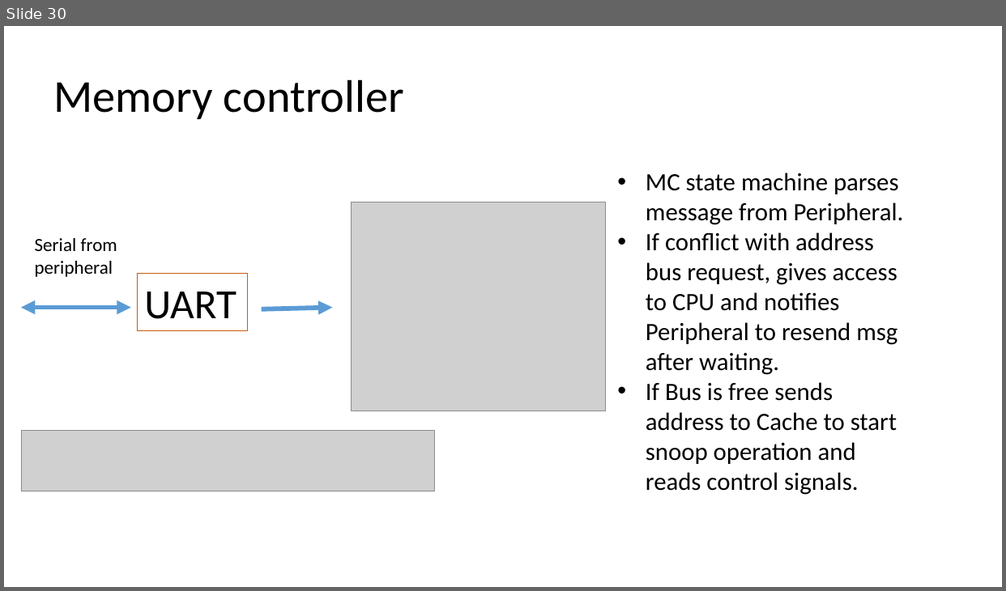
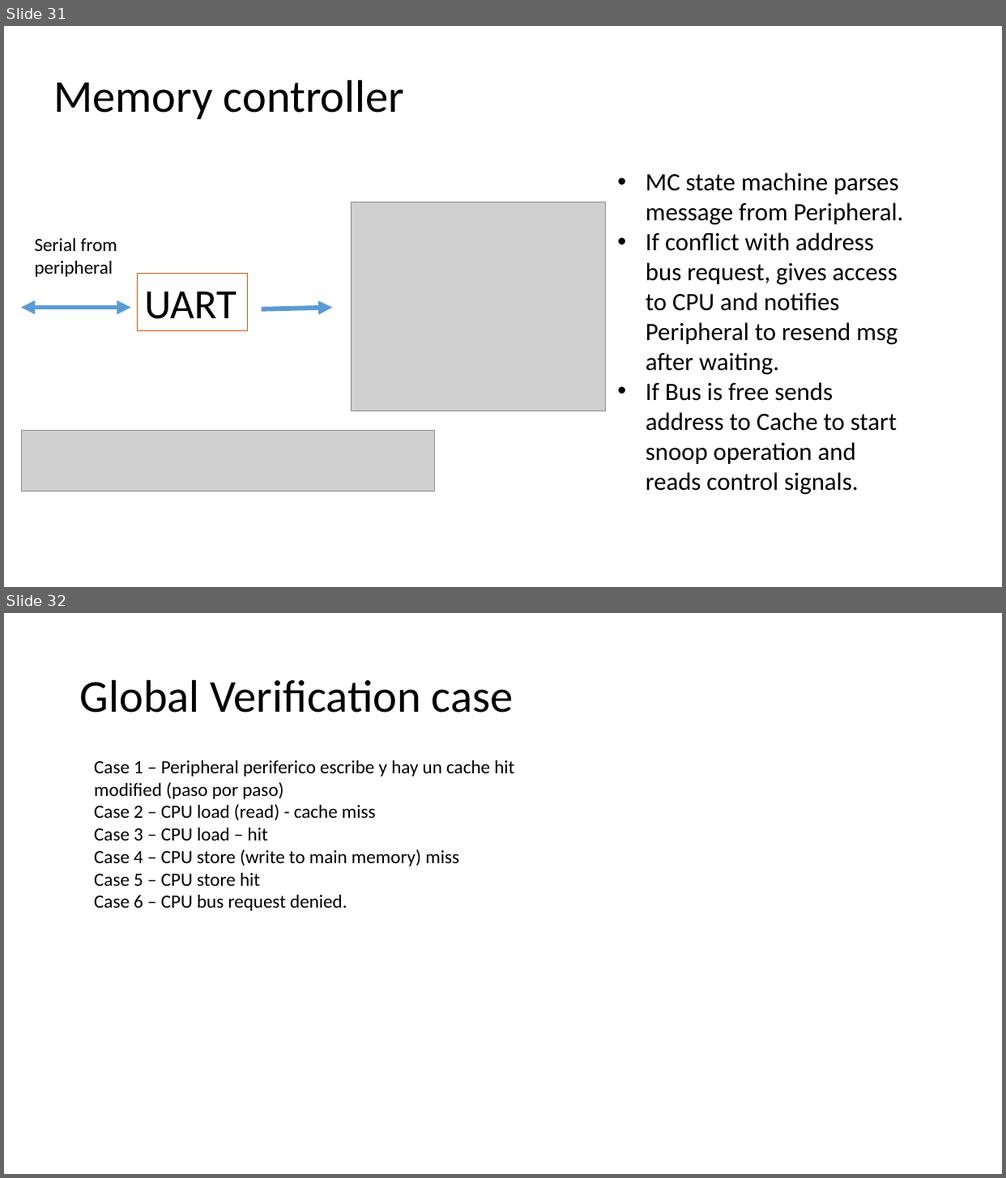
Before and after one commit to md710644/finalarquicompu, a slide deck: Diseno_final_arq.pptx. Shown one above the other, each under a label of ours: slide 30 before the commit, slides 31 and 32 after it. The pictures are 1006x591 and 1006x1178 pixels, drawn with LibreOffice and Linux fonts; fonts in the diff are those of the drawing; grey boxes stand for pictures. Boxes give left, top, right and bottom in pixels: in the first picture for what was removed or moved away, otherwise in the second. Text is boxed around its words. In the diff, an @@ line names an element or a change of style, - is before the commit and + after.

```diff
--- a/Diseno_final_arq.pptx
+++ b/Diseno_final_arq.pptx
@@ slide 32 added at (x1=4, y1=613, x2=1002, y2=1174), background #FFFFFF @@
@@ title added at (x1=80, y1=679, x2=513, y2=713), 44 pt, text #000000 @@
+Global Verification case
@@ text added at (x1=94, y1=760, x2=514, y2=911), 18 pt, text #000000 @@
+Case 1 – Peripheral periferico escribe y hay un cache hit modified (paso por paso)
+Case 2 – CPU load (read) - cache miss
+Case 3 – CPU load – hit
+Case 4 – CPU store (write to main memory) miss
+Case 5 – CPU store hit
+Case 6 – CPU bus request denied.
@@ what was slide 30 is now slide 31 @@
```
Also in this commit, not shown: 2 slides changed, 3 other slides added, 2 slides removed.
